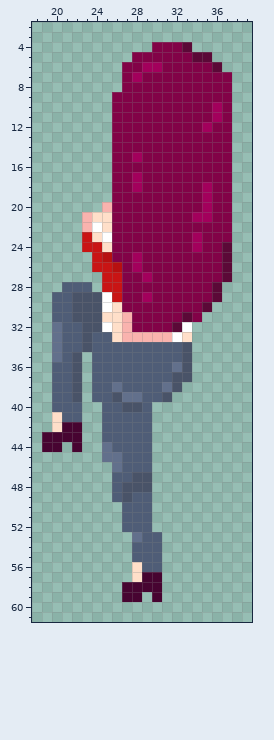
Two states of a pixel-art sprite, CasaDesDiamantes/sprites/playerPistolStance_spr/d1ae9027-58be-45df-8d58-c8283db52cc9.png. The first picture shows the starting point.
The file is 64x62 pixels. Shown: x 18..39, y 2..61.
After:
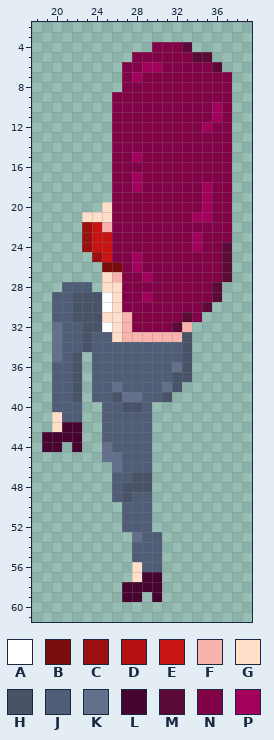
Palette (. is transparent): A #ffffff  B #7a0c0c  C #9b0f0f  D #b71010  E #c91414  F #f9b3ae  G #ffdfc9  H #495368  J #4f5d77  K #62708c  L #470431  M #5b0937  N #820247  P #a3005c
Difference:
y 20: x 25 F -> G
y 21: x 23 F -> G
y 22: x 23..25 FAG -> CEF
y 23: x 23..25 EGA -> CEE
y 24: x 23 E -> C; x 25 G -> E
y 25: x 24..25 ED -> CE
y 26: x 24..26 EED -> .BB
y 27: x 25..26 EE -> GF
y 28: x 25..26 EE -> GG
y 29: x 26 E -> G
y 32: x 33 A -> F
y 33: x 32..33 AG -> FH
